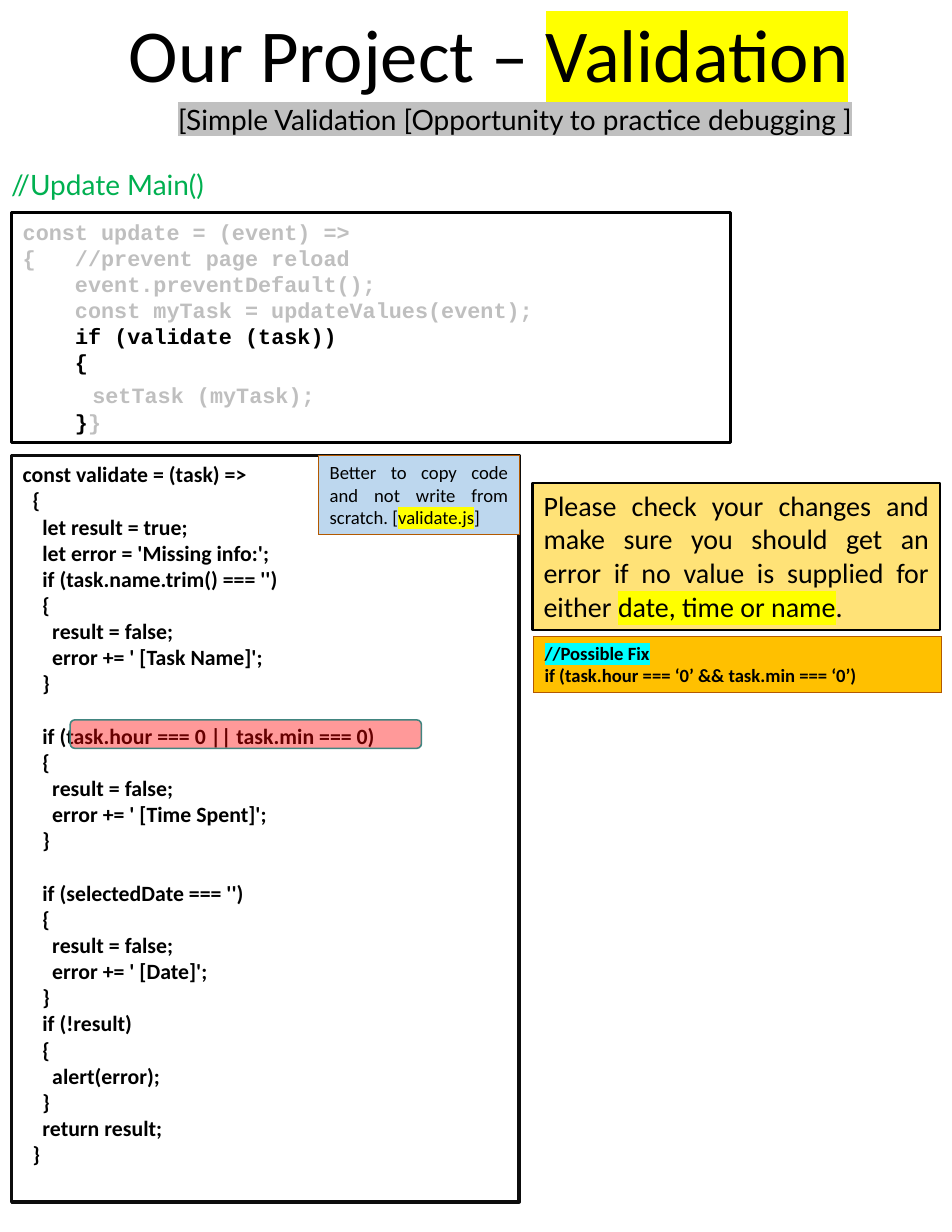
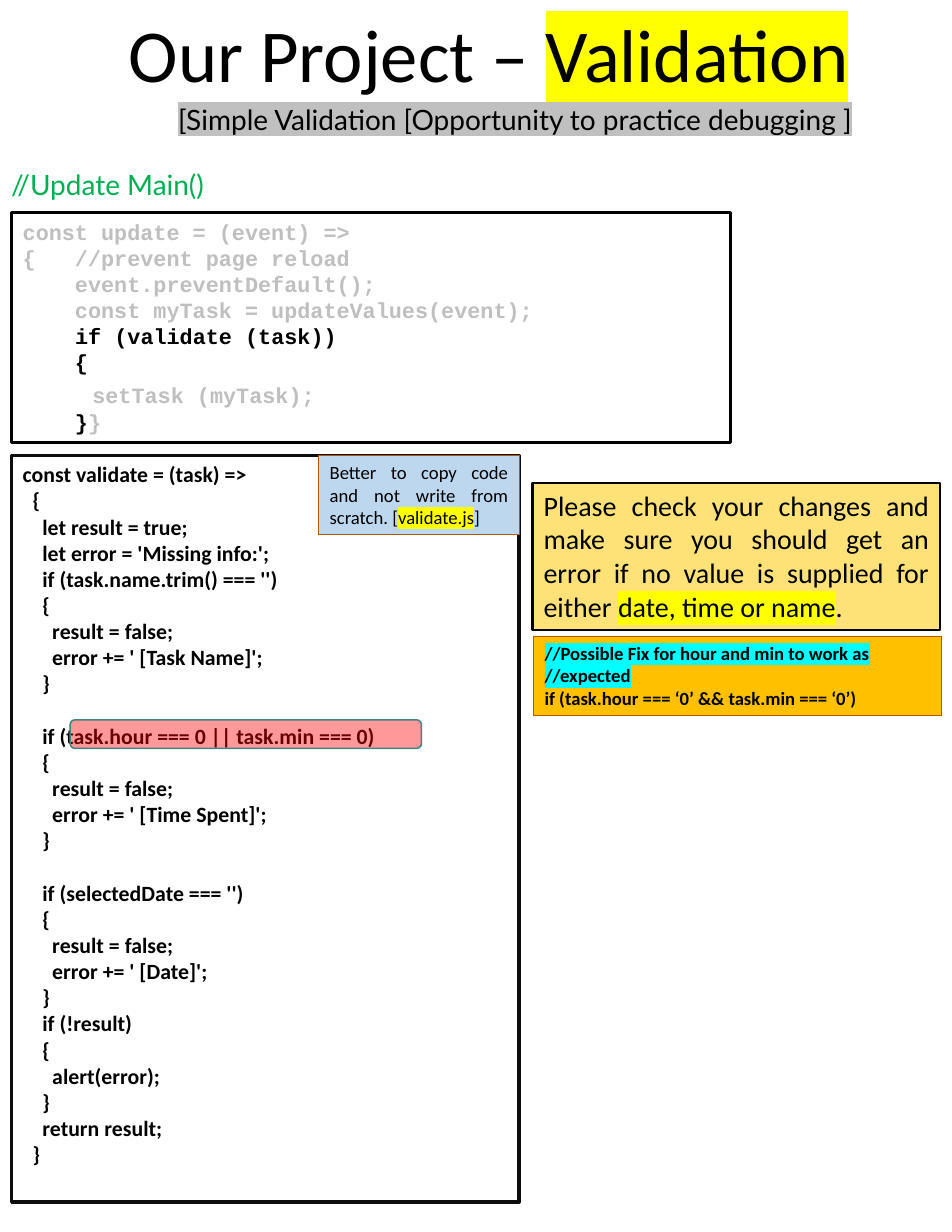
Before and after one commit to scorpion0511/mytracker, a slide deck: slide 56 of doc/React.pptx. Drawn at 952x1232 pixels with LibreOffice and Linux fonts; fonts in the diff are those of the drawing. Boxes give left, top, right and bottom in pixels: in the first picture for what was removed or moved away, otherwise in the second. Text is boxed around its words. In the diff, an @@ line names an element or a change of style, - is before the commit and + after.

```diff
--- a/doc/React.pptx
+++ b/doc/React.pptx
@@ rectangle "//Possible Fix for hour and ...": place and size @@
-rectangle "//Possible Fix for hour and ..." at (533,636,941,692)
+rectangle "//Possible Fix for hour and ..." at (533,636,941,716)
@@ text in rectangle at (545,647,869,685): text changed @@
-//Possible Fix
+//Possible Fix for hour and min to work as //expected
```
Also in this commit, not shown: 5 other slides changed.
